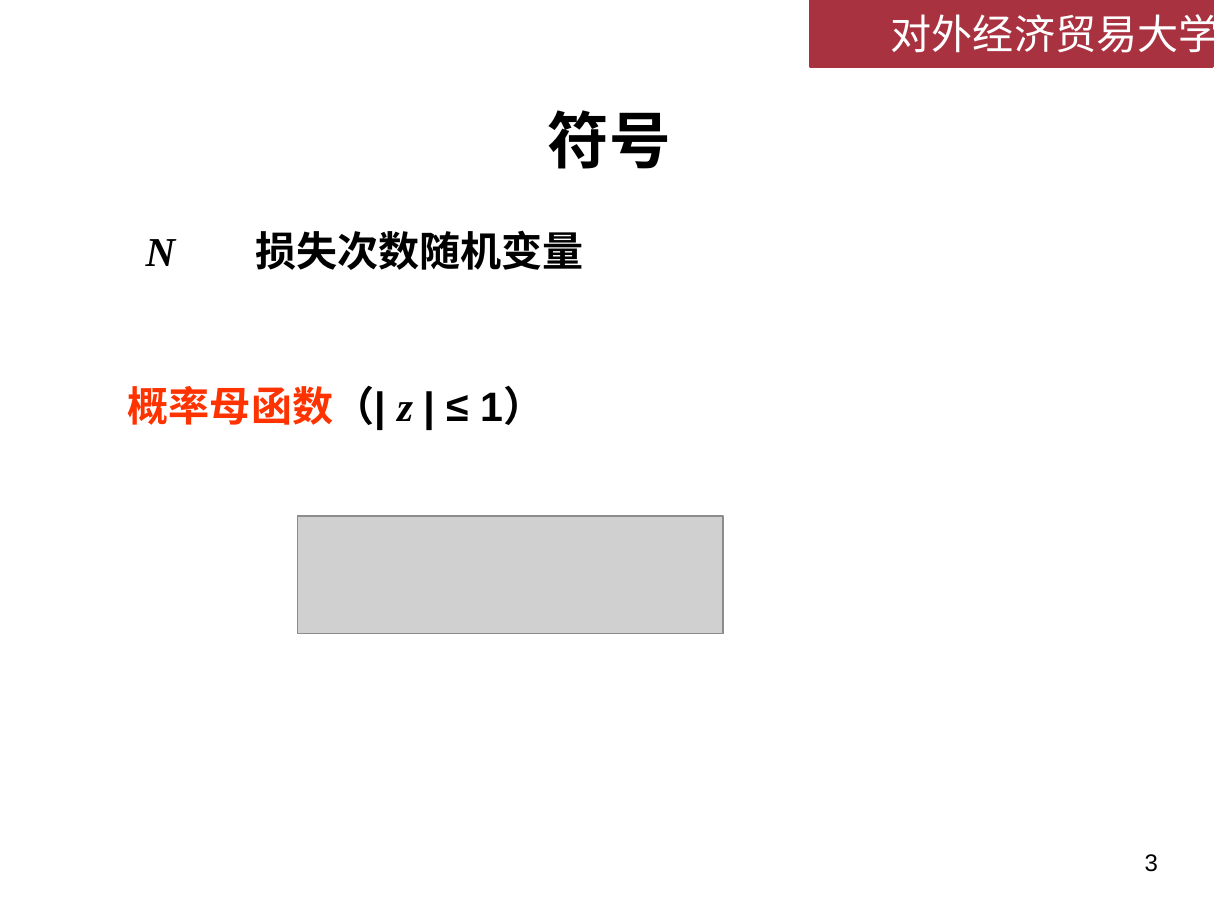
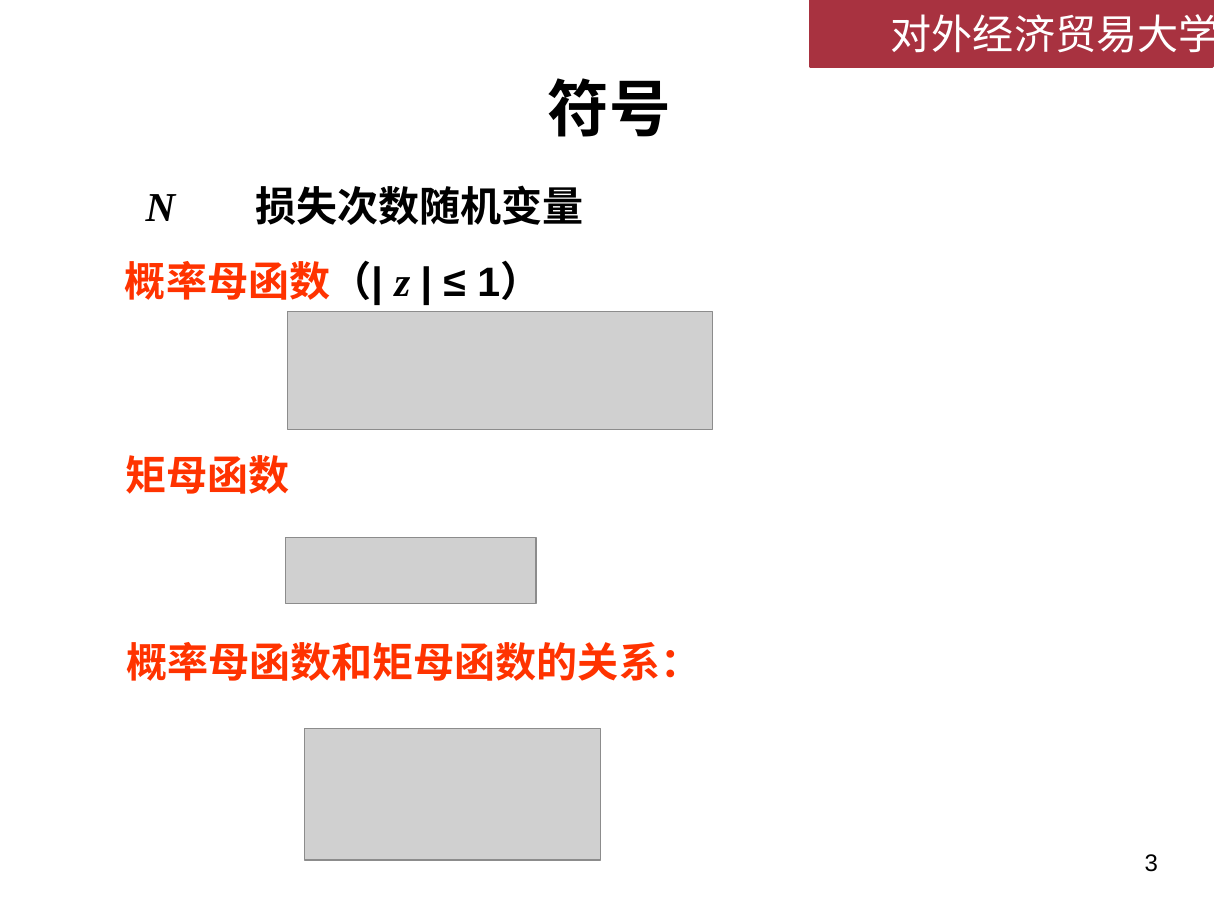
Before and after one commit to lizhengxiao/Non-life-Insurance-Actuarial-Science, a slide deck: slide 3 of Lectures/Week 4 - 损失次数模型.pptx. Drawn at 1232x924 pixels with LibreOffice and Linux fonts; fonts in the diff are those of the drawing; grey boxes stand for pictures; background and template pictures are left out. Boxes give left, top, right and bottom in pixels: in the first picture for what was removed or moved away, otherwise in the second. Text is boxed around its words. In the diff, an @@ line names an element or a change of style, - is before the commit and + after.

```diff
--- a/Lectures/Week 4 - 损失次数模型.pptx
+++ b/Lectures/Week 4 - 损失次数模型.pptx
@@ title "符号": place and size @@
-title "符号" at (547,110,670,169)
+title "符号" at (547,78,670,137)
@@ text "N 损失次数随机变量": place and size @@
-text "N 损失次数随机变量" at (146,230,584,270)
+text "N 损失次数随机变量" at (146,185,584,225)
@@ text "概率母函数（| z | ≤ 1）": place and size @@
-text "概率母函数（| z | ≤ 1）" at (128,385,544,430)
+text "概率母函数（| z | ≤ 1）" at (125,260,541,305)
@@ picture added at (287,312,712,429) @@
@@ text added at (125,455,289,494), 24 pt, text #FF3300, bold @@
+矩母函数
@@ picture added at (285,538,536,604) @@
@@ picture removed at (298,516,723,633) @@
@@ text added at (126,642,701,681), 24 pt, text #FF3300, bold @@
+概率母函数和矩母函数的关系：
@@ picture added at (304,728,600,860) @@
```
Also in this commit, not shown: 12 other slides changed, 5 slides added, 1 slide removed, 2 other files.
